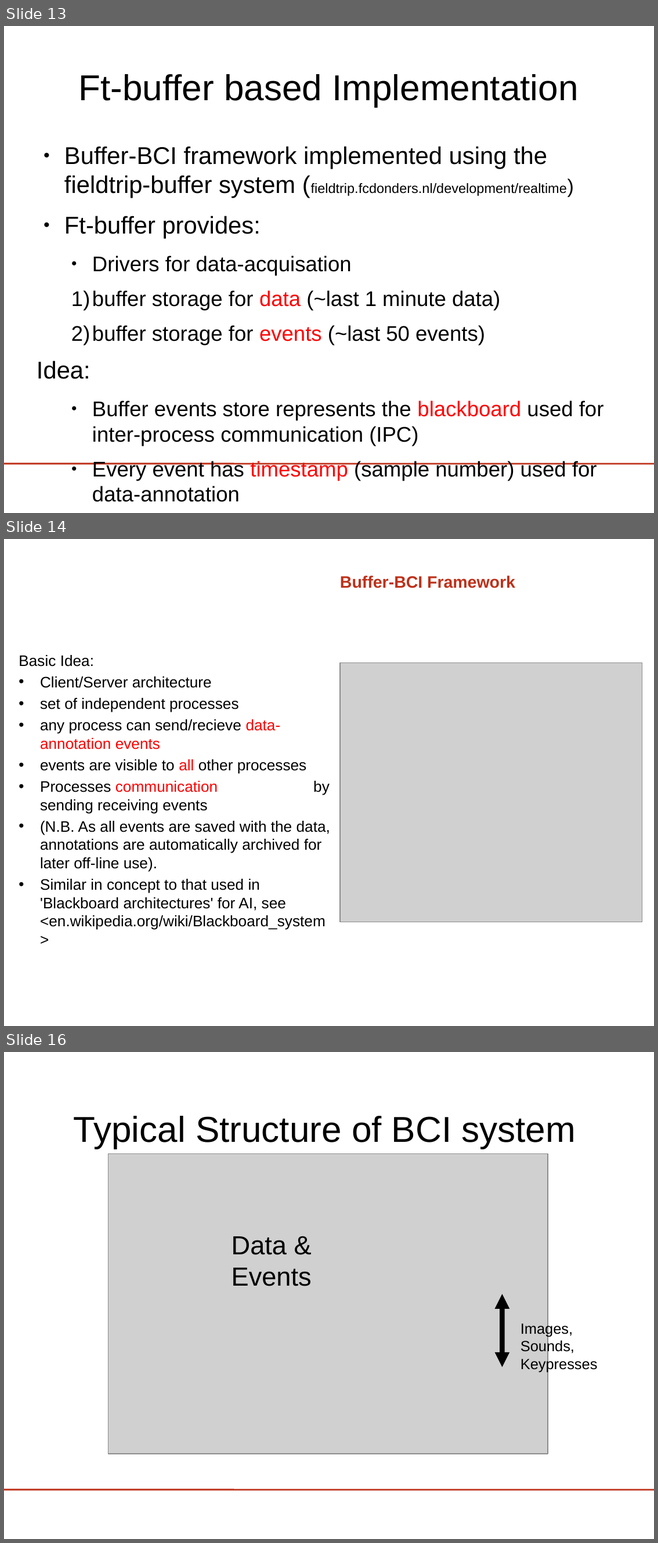
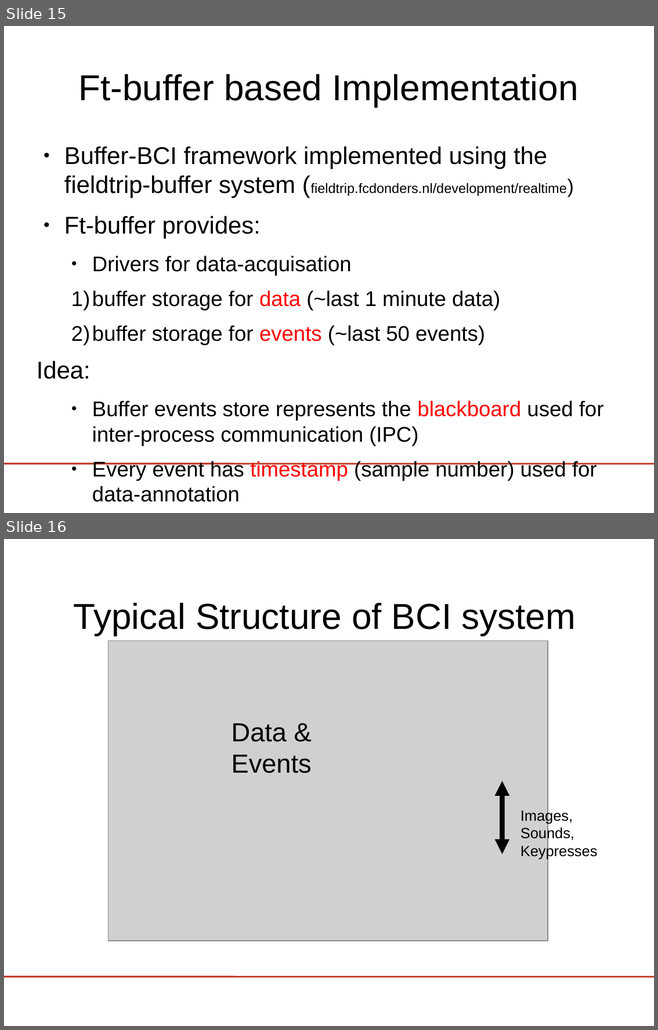
Before and after one commit to phpvdb/buffer_bci, a slide deck: tutorial/lect3-helloworld/HelloWorld_ERPViewer.odp. Shown one above the other, each under a label of ours: slides 13, 14 and 16 before the commit, slides 15 and 16 after it; the slides between them are not shown. The pictures are 658x1543 and 658x1030 pixels, drawn with LibreOffice and Linux fonts; fonts in the diff are those of the drawing; grey boxes stand for pictures; background and template pictures are left out. Boxes give left, top, right and bottom in pixels: in the first picture for what was removed or moved away, otherwise in the second. Text is boxed around its words. In the diff, an @@ line names an element or a change of style, - is before the commit and + after.

```diff
--- a/tutorial/lect3-helloworld/HelloWorld_ERPViewer.odp
+++ b/tutorial/lect3-helloworld/HelloWorld_ERPViewer.odp
@@ slide 14 removed at <box>4,539,654,1026</box>, background picture (left out) @@
@@ title removed at <box>340,576,515,588</box> @@
-Buffer-BCI Framework
@@ text removed at <box>18,655,330,930</box> @@
-Basic Idea:
-• Client/Server architecture
-• set of independent processes
-• any process can send/recieve data-annotation events
-• events are visible to all other processes
-• Processes communication implemented by sending receiving events
-• (N.B. As all events are saved with the data, annotations are automatically archived for later off-line use).
-• Similar in concept to that used in 'Blackboard architectures' for AI, see <en.wikipedia.org/wiki/Blackboard_system>
@@ picture removed at <box>340,663,643,922</box> @@
@@ what was slide 13 is now slide 15 @@
```
Also in this commit, not shown: 1 slide changed, 2 slides added, 1 other slide removed.
